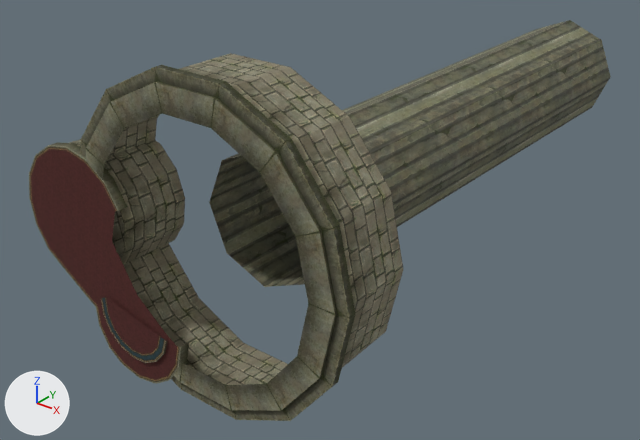
Before and after pictures for a commit that changed the OBJ model sceneobjs/zhucheng_yewai_291/zhucheng_yewai_291_jiuba_02.obj.
Camera for both pictures: a camera (50 mm lens) standing at (1599.0, -3478.0, 1076.0) and looking at (-122.0, -1327.0, -257.0). Lighting does not change. The marker at lower left points along +X, +Y and +Z. Where no turn or scale is listed for an object, it has been applied to the vertices. Vertices at the same position are counted once.

Names of what the first picture shows: 'zhucheng_yewai_291_jiuba_02'.
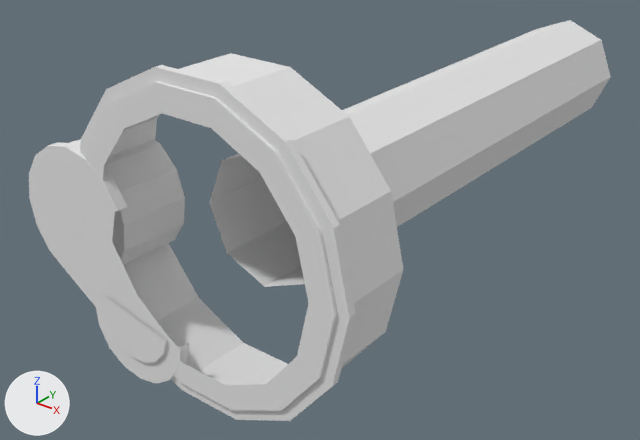
Location of each change, (x1, y1, x2, y2) in pixels of the pictures (640 x 440 px):
part 1 of me_zhucheng_yewai_291_jiuba_02, recoloured (yellow to grey): (80, 65, 356, 421) in both
part 2 of me_zhucheng_yewai_291_jiuba_02, recoloured (brown to grey): (32, 150, 176, 379) in both
part 3 of me_zhucheng_yewai_291_jiuba_02, recoloured: (29, 142, 189, 384) in both
part 4 of me_zhucheng_yewai_291_jiuba_02, recoloured (brown to grey): (70, 53, 404, 385) in both
part 5 of me_zhucheng_yewai_291_jiuba_02, recoloured: (209, 20, 611, 287) in both

Patch to the scene script:
```diff
--- a/sceneobjs/zhucheng_yewai_291/zhucheng_yewai_291_jiuba_02.obj.py
+++ b/sceneobjs/zhucheng_yewai_291/zhucheng_yewai_291_jiuba_02.obj.py
@@ mat_material_21_1 @@
+mat_material_21_1 = principled_material('material_21')
+mat_material_21_1.base_color = (0.8, 0.8, 0.8)  # white #e7e7e7
+mat_material_21_1.roughness = 1.0
@@ mat_material_10_1 @@
+mat_material_10_1 = principled_material('material_10')
+mat_material_10_1.base_color = (0.8, 0.8, 0.8)  # white #e7e7e7
+mat_material_10_1.roughness = 1.0
@@ mat_material_22_1 @@
+mat_material_22_1 = principled_material('material_22')
+mat_material_22_1.base_color = (0.8, 0.8, 0.8)  # white #e7e7e7
+mat_material_22_1.roughness = 1.0
@@ mat_material_16_1 @@
+mat_material_16_1 = principled_material('material_16')
+mat_material_16_1.base_color = (0.8, 0.8, 0.8)  # white #e7e7e7
+mat_material_16_1.roughness = 1.0
@@ mat_material_1_1 @@
+mat_material_1_1 = principled_material('material_1')
+mat_material_1_1.base_color = (0.8, 0.8, 0.8)  # white #e7e7e7
+mat_material_1_1.roughness = 1.0
@@ me_zhucheng_yewai_291_jiuba_02 @@
 me_zhucheng_yewai_291_jiuba_02.from_pydata(...)  # 246 vertices, 341 faces; spans x -596.0..596.0, y -2136.0..-4.0, z -484.0..484.0
 # used by ob_zhucheng_yewai_291_jiuba_02; location = (0.0, 0.0, 0.0)
+# me_zhucheng_yewai_291_jiuba_02 part 1: all 96 faces that had it switch from mat_material_1 (picture img_zhucheng_yewai_291_jiuba_01_1_png) to mat_material_1_1 (white #e7e7e7)
+# me_zhucheng_yewai_291_jiuba_02 part 2: all 29 faces that had it switch from mat_material_10 (picture img_zhucheng_yewai_291_jiuba_01_10_png) to mat_material_10_1 (white #e7e7e7)
+# me_zhucheng_yewai_291_jiuba_02 part 3: all 112 faces that had it switch from mat_material_16 (picture img_zhucheng_yewai_291_jiuba_01_16_png) to mat_material_16_1 (white #e7e7e7)
+# me_zhucheng_yewai_291_jiuba_02 part 4: all 56 faces that had it switch from mat_material_21 (picture img_zhucheng_yewai_291_chengqiang_01_1_png) to mat_material_21_1 (white #e7e7e7)
+# me_zhucheng_yewai_291_jiuba_02 part 5: all 48 faces that had it switch from mat_material_22 (picture img_zhucheng_yewai_291_zhuzi_01_b_2_png) to mat_material_22_1 (white #e7e7e7)
```
